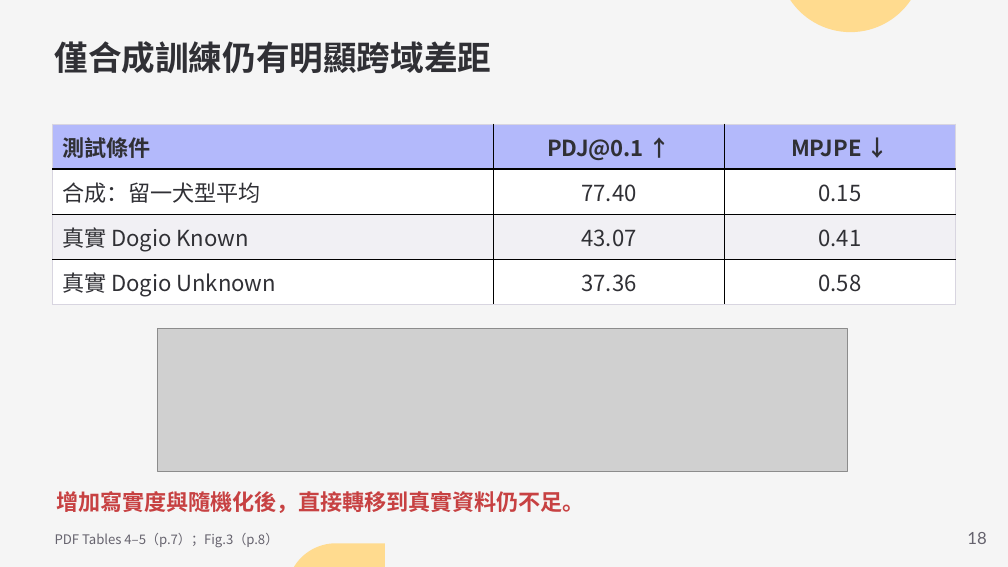
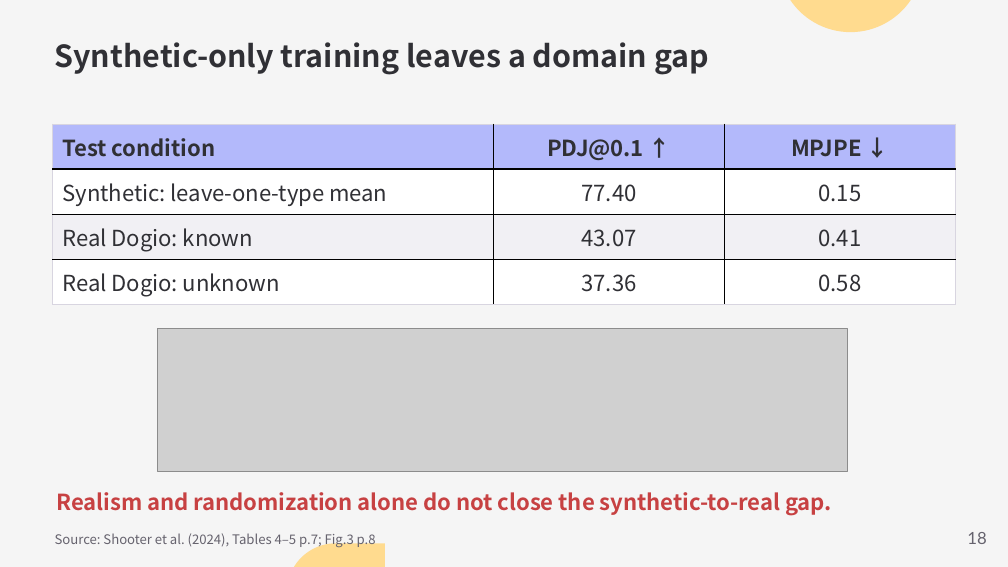
Before and after one commit to Funji713/presentation-design-pro, a slide deck: slide 18 of examples/sydog-video/SyDog-Video.pptx. Drawn at 1008x567 pixels with LibreOffice and Linux fonts; fonts in the diff are those of the drawing; grey boxes stand for pictures. Boxes give left, top, right and bottom in pixels: in the first picture for what was removed or moved away, otherwise in the second. Text is boxed around its words. In the diff, an @@ line names an element or a change of style, - is before the commit and + after.

```diff
--- a/examples/sydog-video/SyDog-Video.pptx
+++ b/examples/sydog-video/SyDog-Video.pptx
@@ text at (55,42,709,75): text changed; size 24 to 21.8 pt @@
-僅合成訓練仍有明顯跨域差距
+Synthetic-only training leaves a domain gap
@@ table at (52,124,956,304) @@
-row 1, column 1: 測試條件
+row 1, column 1: Test condition
-row 2, column 1: 合成：留一犬型平均
+row 2, column 1: Synthetic: leave-one-type mean
-row 3, column 1: 真實 Dogio Known
+row 3, column 1: Real Dogio: known
-row 4, column 1: 真實 Dogio Unknown
+row 4, column 1: Real Dogio: unknown
@@ text at (57,492,832,516): text changed @@
-增加寫實度與隨機化後，直接轉移到真實資料仍不足。
+Realism and randomization alone do not close the synthetic-to-real gap.
@@ text at (55,533,376,548): text changed @@
-PDF Tables 4–5（p.7）；Fig.3（p.8）
+Source: Shooter et al. (2024), Tables 4–5 p.7; Fig.3 p.8
```
Also in this commit, not shown: 21 other slides changed, 9 slides added, 9 slides removed, 5 other files.
